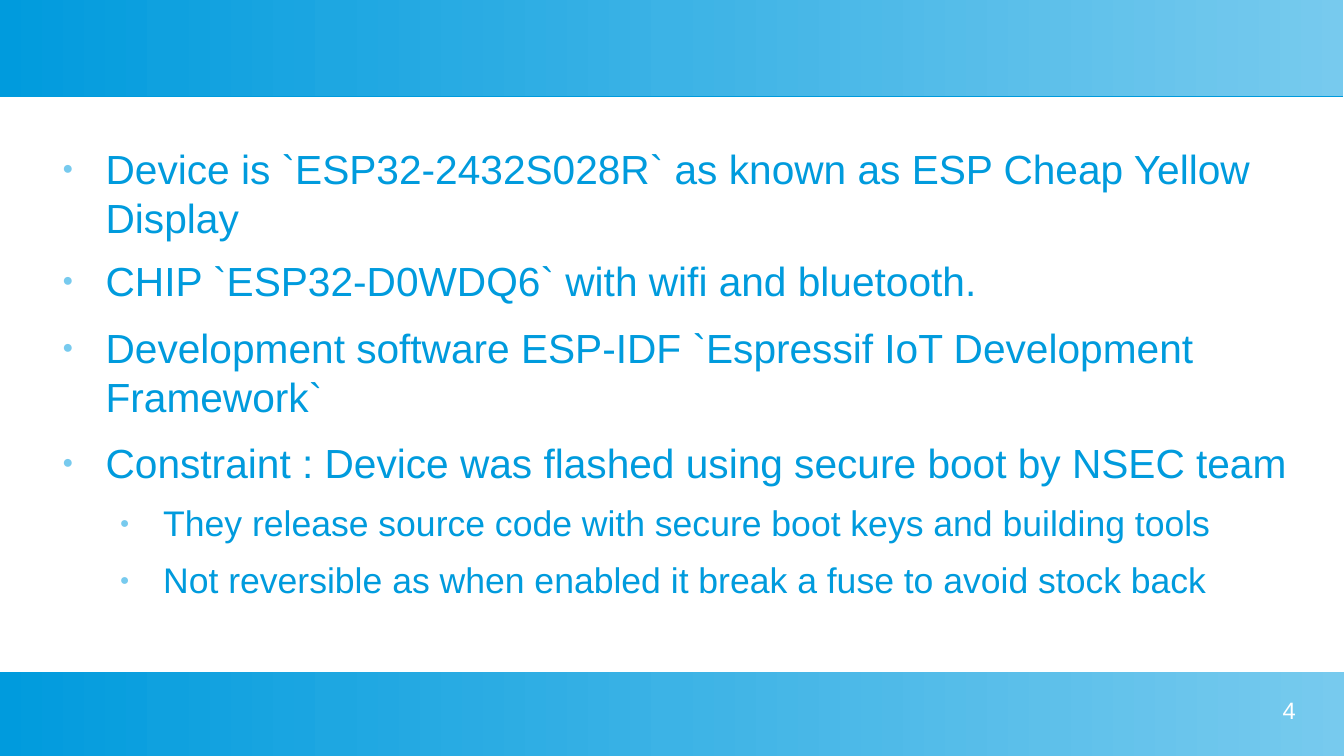
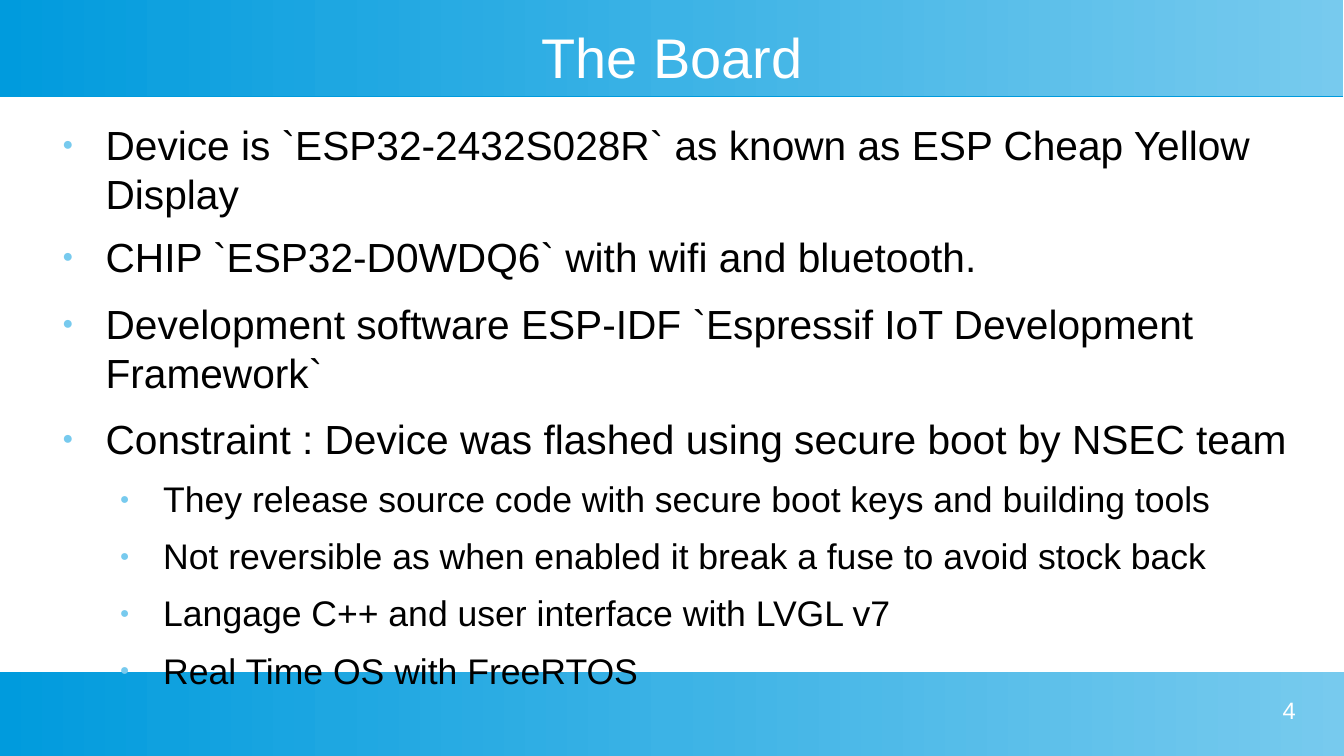
Before and after one commit to jingl3s/nsec-badge-display-other, a slide deck: slide 4 of medias/presentation.odp. Drawn at 1344x756 pixels with LibreOffice and Linux fonts; fonts in the diff are those of the drawing. Boxes give left, top, right and bottom in pixels: in the first picture for what was removed or moved away, otherwise in the second. Text is boxed around its words. In the diff, an @@ line names an element or a change of style, - is before the commit and + after.

```diff
--- a/medias/presentation.odp
+++ b/medias/presentation.odp
@@ title added at (541,37,802,79), 33 pt, text #FFFFFF @@
+The Board
@@ text "Device is `ESP32-2432S028R` as known ...": place and size @@
-text "Device is `ESP32-2432S028R` as known ..." at (106,154,1286,594)
+text "Device is `ESP32-2432S028R` as known ..." at (106,130,1286,685)
@@ text at (106,130,1286,570): text colour #009BDD to #000000 in "Device is `ESP32-2432S028R` as known as ESP ...", "CHIP `ESP32-D0WDQ6` with wifi and bluetooth.", "Development software ESP-IDF `Espressif IoT Development Fram ...", "Constraint : Device was flashed using secure ..." and 2 more places @@
@@ text at (163,600,891,685): paragraphs added @@
+  ● Langage C++ and user interface with LVGL v7
+  ● Real Time OS with FreeRTOS
```
Also in this commit, not shown: 3 other slides changed, 9 slides added, 4 other files.
